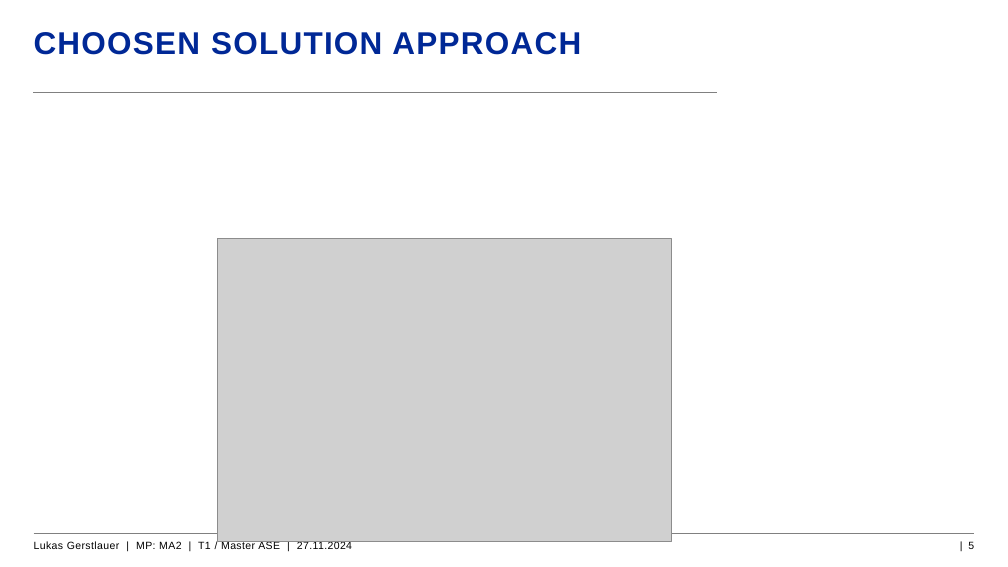
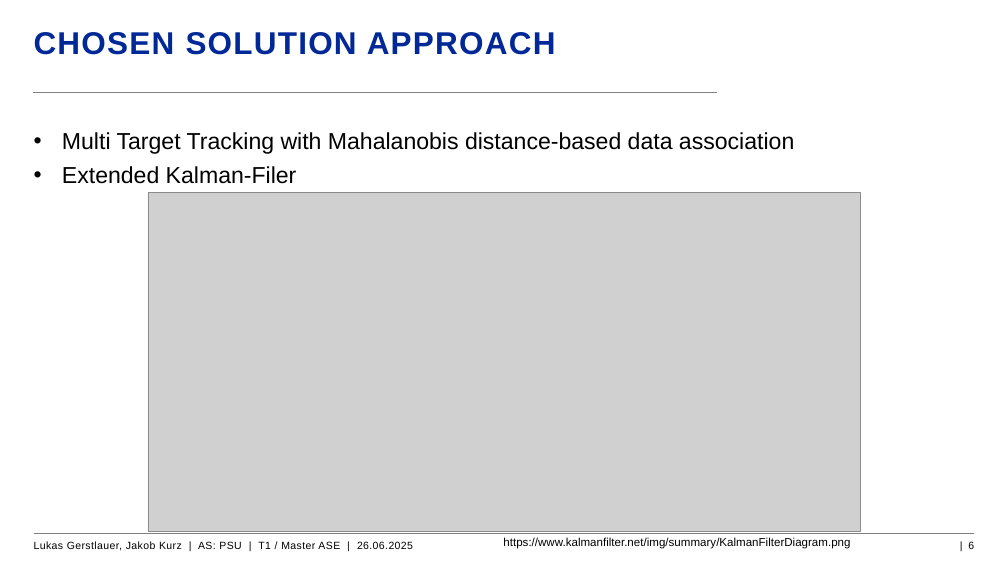
Before and after one commit to LGerstla01/ASPSU-Projects, a slide deck: slide 6 of Situation Understanding/Präsentation Kalmanfilter.pptx (slide 5 before the commit). Drawn at 1008x567 pixels with LibreOffice and Linux fonts; fonts in the diff are those of the drawing; grey boxes stand for pictures; background and template pictures are left out. Boxes give left, top, right and bottom in pixels: in the first picture for what was removed or moved away, otherwise in the second. Text is boxed around its words. In the diff, an @@ line names an element or a change of style, - is before the commit and + after.

```diff
--- a/Situation Understanding/Präsentation Kalmanfilter.pptx
+++ b/Situation Understanding/Präsentation Kalmanfilter.pptx
@@ title at (34,32,556,55): text changed @@
-CHOOSEN SOLUTION APPROACH
+CHOSEN SOLUTION APPROACH
@@ text added at (62,132,794,184), 22 pt, text #000000 @@
+• Multi Target Tracking with Mahalanobis distance-based data association
+• Extended Kalman-Filer
@@ picture: place and size @@
-picture at (217,239,671,541)
+picture at (148,192,861,532)
@@ text added at (503,537,850,549), 11 pt, text #000000 @@
+https://www.kalmanfilter.net/img/summary/KalmanFilterDiagram.png
@@ text at (34,541,413,551): text changed @@
-Lukas Gerstlauer | MP: MA2 | T1 / Master ASE | 27.11.2024
+Lukas Gerstlauer, Jakob Kurz | AS: PSU | T1 / Master ASE | 26.06.2025
@@ page number at (968,541,974,549): text changed @@
-| 5
+| 6
```
Also in this commit, not shown: 12 other slides changed, 4 slides added, 1 other file.
